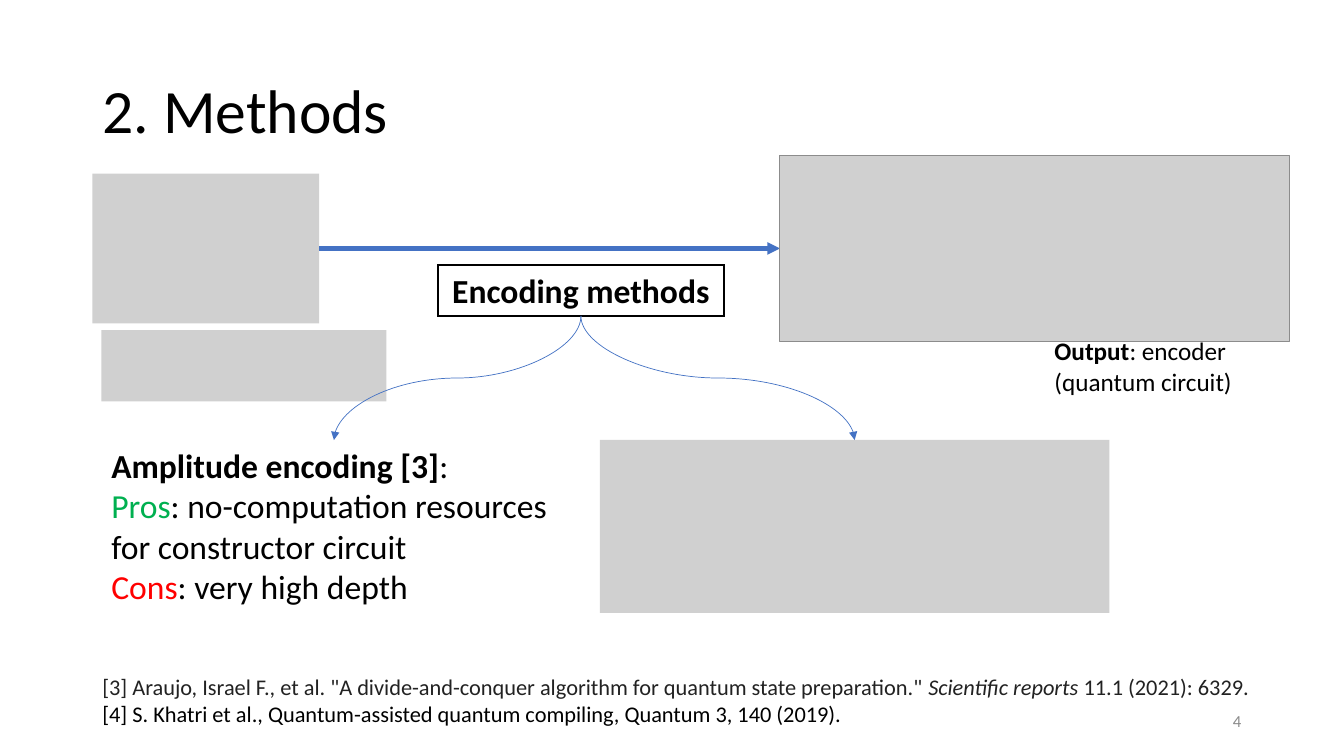
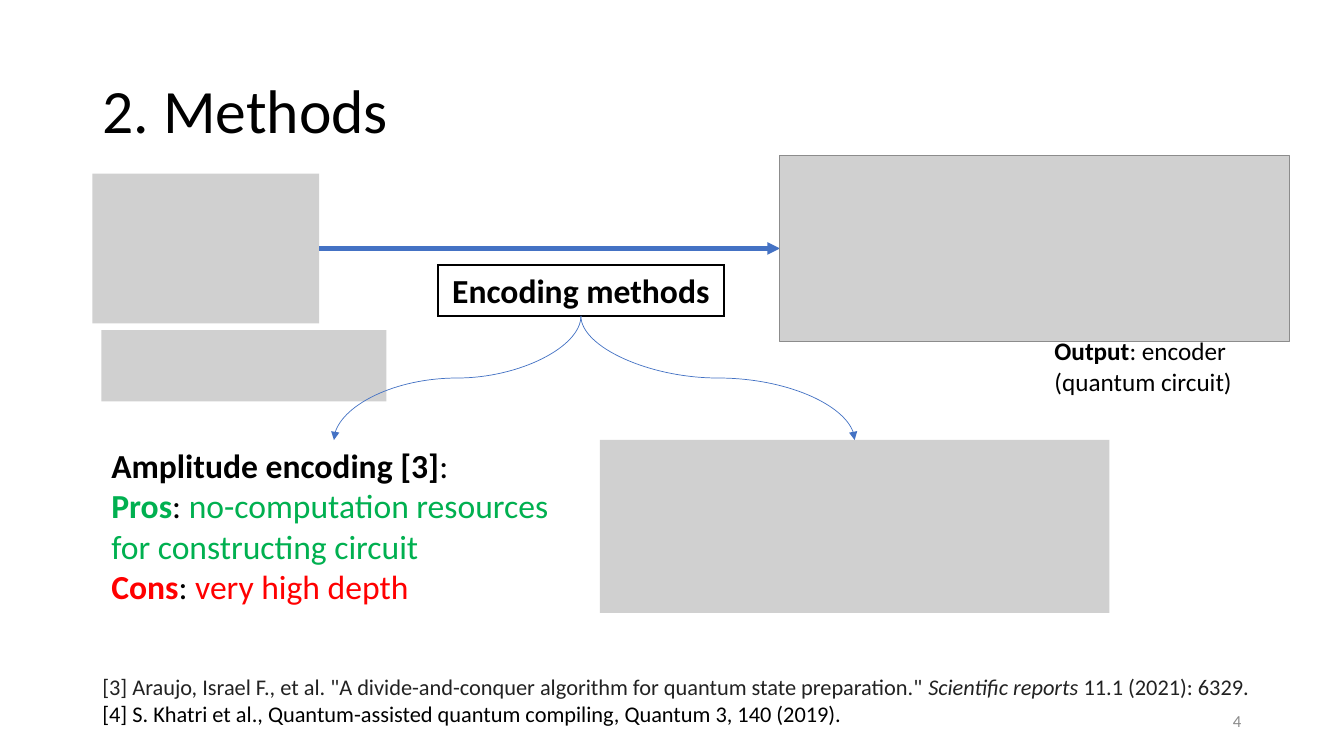
Before and after one commit to vutuanhai237/ResearchMaterials, a slide deck: slide 4 of Quantum computing/Genetic algorithm - based quantum architecture search/genetic algorithm.pptx. Drawn at 1344x756 pixels with LibreOffice and Linux fonts; fonts in the diff are those of the drawing; grey boxes stand for pictures. Boxes give left, top, right and bottom in pixels: in the first picture for what was removed or moved away, otherwise in the second. Text is boxed around its words. In the diff, an @@ line names an element or a change of style, - is before the commit and + after.

Commit message:
Update

```diff
--- a/Quantum computing/Genetic algorithm - based quantum architecture search/genetic algorithm.pptx
+++ b/Quantum computing/Genetic algorithm - based quantum architecture search/genetic algorithm.pptx
@@ text at (111,494,548,565): text changed; text colour #000000 to #00B050 @@
-Pros: no-computation resources for constructor circuit
+Pros: no-computation resources for constructing circuit
@@ text at (111,575,409,605): text colour #000000 to #FF0000 in "very high depth"; bold on in "Cons:" @@
```
Also in this commit, not shown: 4 other slides changed, 3 slides added.
